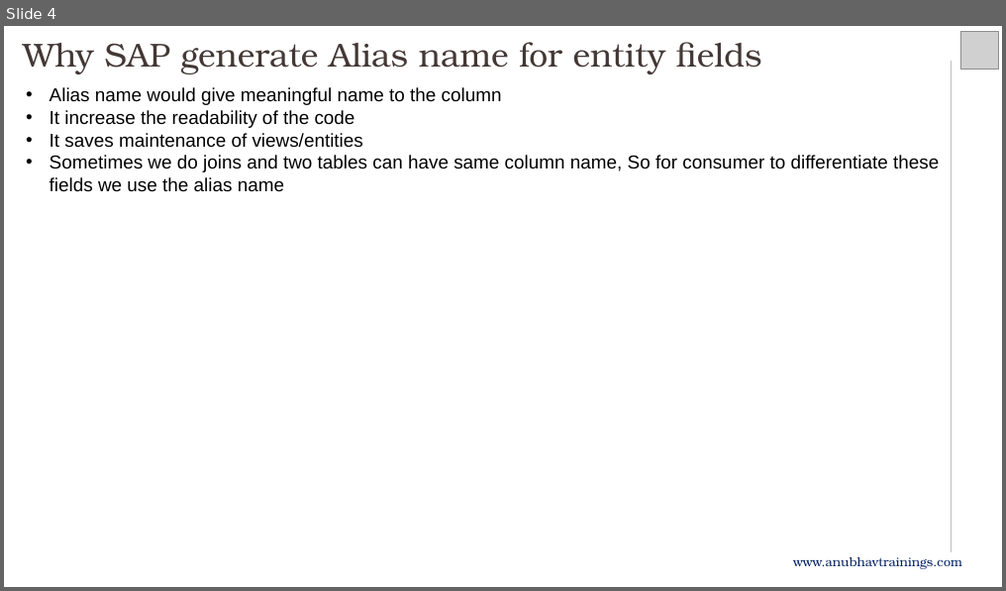
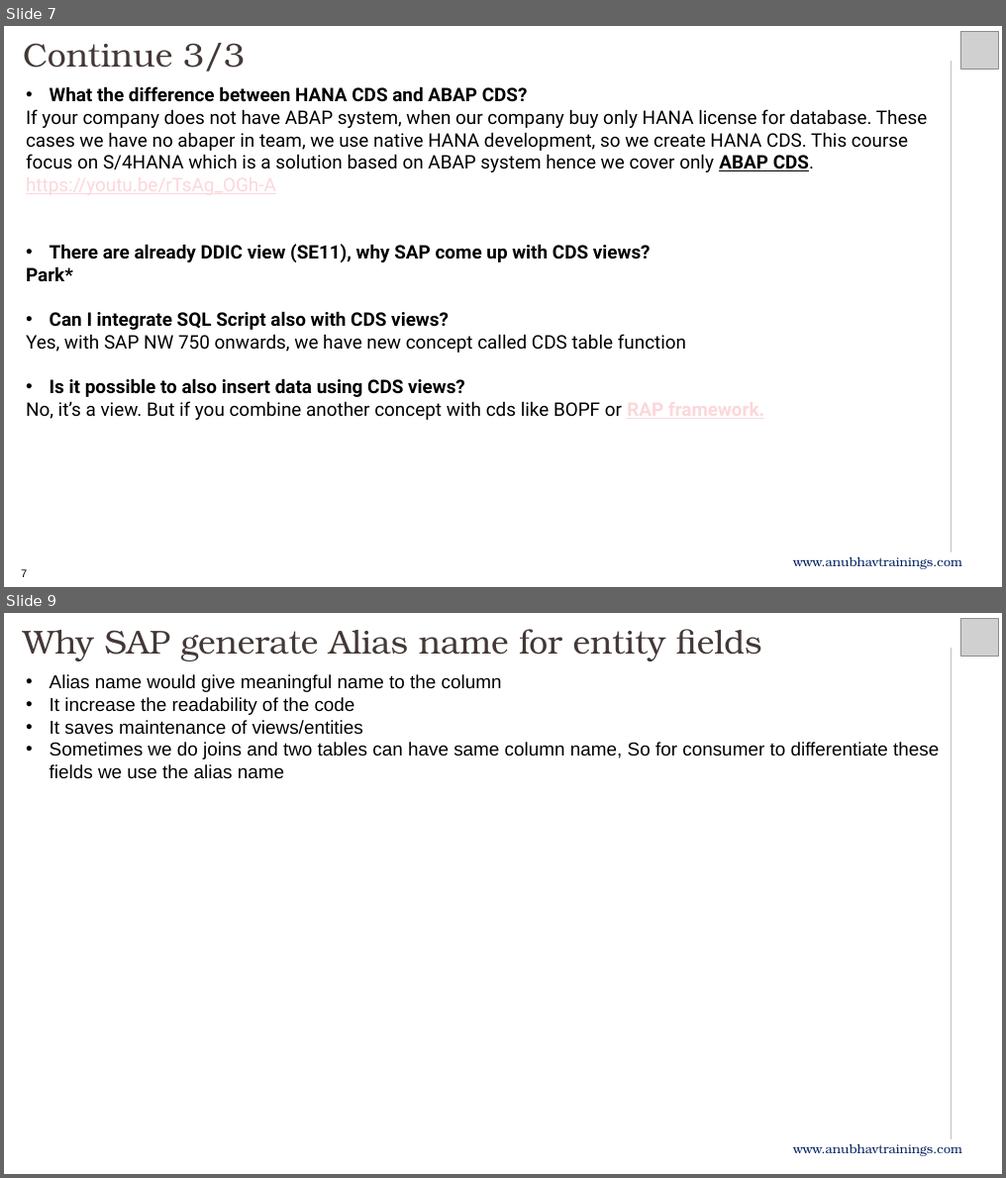
Before and after one commit to soyuztechnologies/HPE_Corporate_Training_CAP_RAP, a slide deck: Day 18/Day 18 -BTP Architect.pptx. Shown one above the other, each under a label of ours: slide 4 before the commit, slides 7 and 9 after it; the slides between them are not shown. The pictures are 1006x591 and 1006x1178 pixels, drawn with LibreOffice and Linux fonts; fonts in the diff are those of the drawing; grey boxes stand for pictures. Boxes give left, top, right and bottom in pixels: in the first picture for what was removed or moved away, otherwise in the second. Text is boxed around its words. In the diff, an @@ line names an element or a change of style, - is before the commit and + after.

Commit message:
Auto bot updater Anubhav Trainings

```diff
--- a/Day 18/Day 18 -BTP Architect.pptx
+++ b/Day 18/Day 18 -BTP Architect.pptx
@@ slide 7 added at [4,26,1002,587], background #FFFFFF; not listed: 1 template element that a slide beside it also shows @@
@@ text added at [23,43,245,72], 32 pt, text #433835 @@
+Continue 3/3
@@ picture added at [961,32,999,69] @@
@@ text added at [26,86,927,420], 18 pt, text #000000 @@
+• What the difference between HANA CDS and ABAP CDS?
+If your company does not have ABAP system, when our company buy only HANA license for database. These cases we have no abaper in team, we use native HANA development, so we create HANA CDS. This course focus on S/4HANA which is a solution based on ABAP system hence we cover only ABAP CDS.
+https://youtu.be/rTsAg_OGh-A
+• There are already DDIC view (SE11), why SAP come up with CDS views?
+Park*
+• Can I integrate SQL Script also with CDS views?
+Yes, with SAP NW 750 onwards, we have new concept called CDS table function
+• Is it possible to also insert data using CDS views?
+No, it’s a view. But if you combine another concept with cds like BOPF or RAP framework.
@@ text added at [793,558,962,570], 12 pt, text #002060 @@
+www.anubhavtrainings.com
@@ text added at [21,570,27,577], 10.5 pt, text #000000 @@
+7
@@ what was slide 4 is now slide 9 @@
```
Also in this commit, not shown: 1 slide changed, 4 other slides added, 7 other files.
